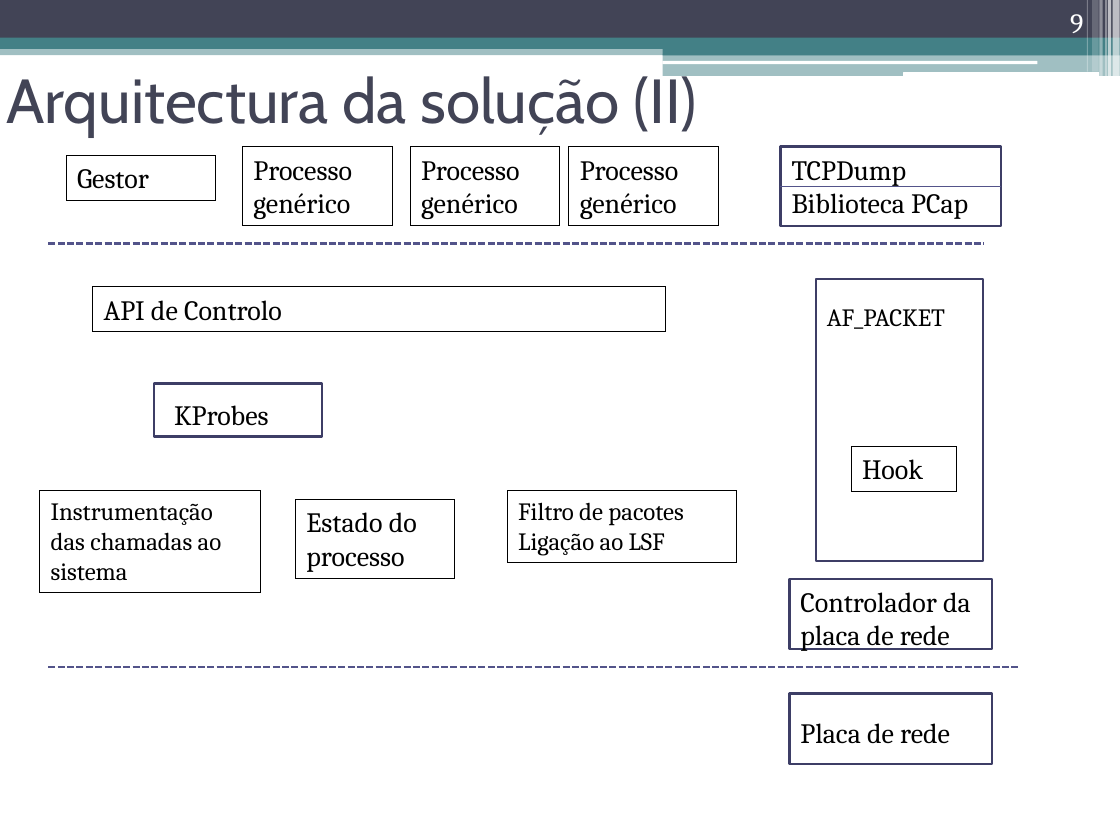
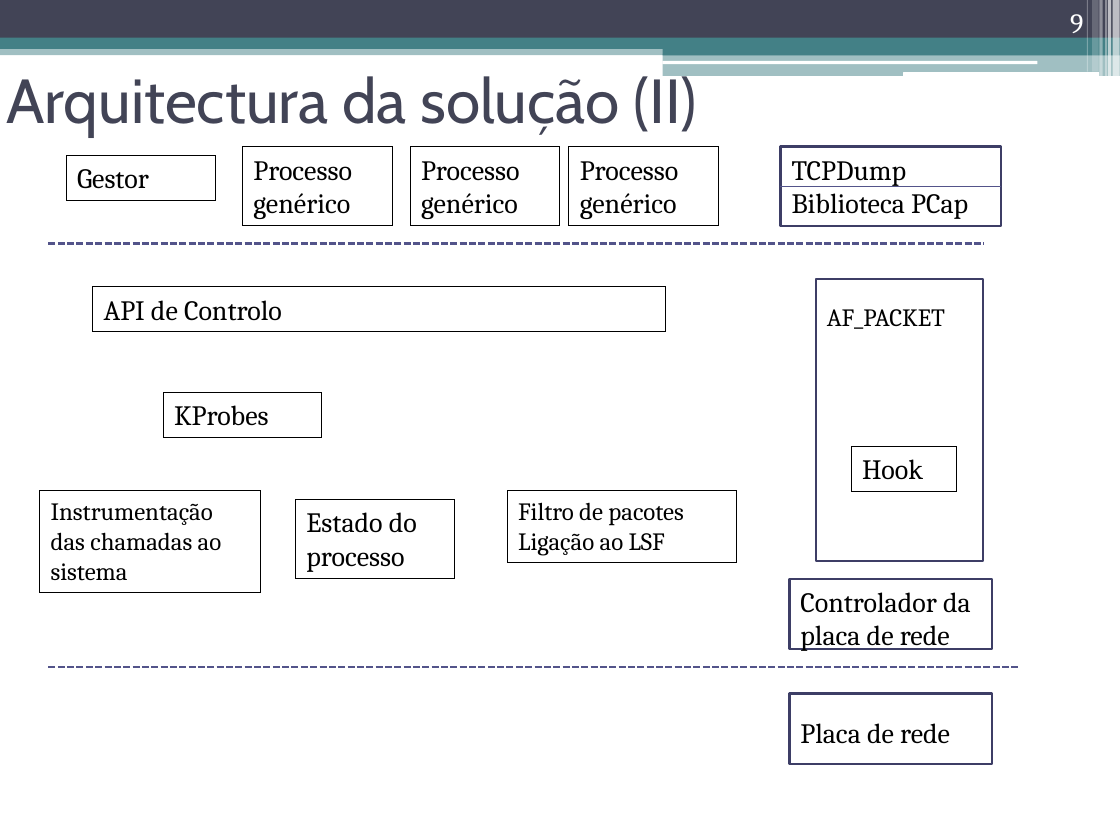
Before and after one commit to nunogmartins/cap_dissertation, a slide deck: slide 9 of doc/apresentacao_dissertacao.pptx. Drawn at 1120x840 pixels with LibreOffice and Linux fonts; fonts in the diff are those of the drawing. Boxes give left, top, right and bottom in pixels: in the first picture for what was removed or moved away, otherwise in the second. Text is boxed around its words. In the diff, an @@ line names an element or a change of style, - is before the commit and + after.

```diff
--- a/doc/apresentacao_dissertacao.pptx
+++ b/doc/apresentacao_dissertacao.pptx
@@ rectangle removed at [155, 383, 323, 436] @@
@@ rectangle "KProbes": place and size @@
-rectangle "KProbes" at [174, 405, 269, 426]
+rectangle "KProbes" at [164, 392, 323, 437]
@@ rectangle "KProbes" at [164, 392, 323, 437]: outline none to #000000 0.75 pt @@
```
Also in this commit, not shown: 1 other slide changed.
